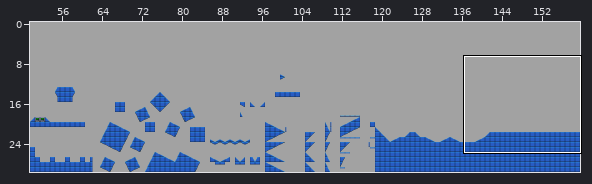
Level history. Tiled map: data/level/map_test.tmx. Above, an overview of the earlier version with the close-up marked.
Close-up. Old version:
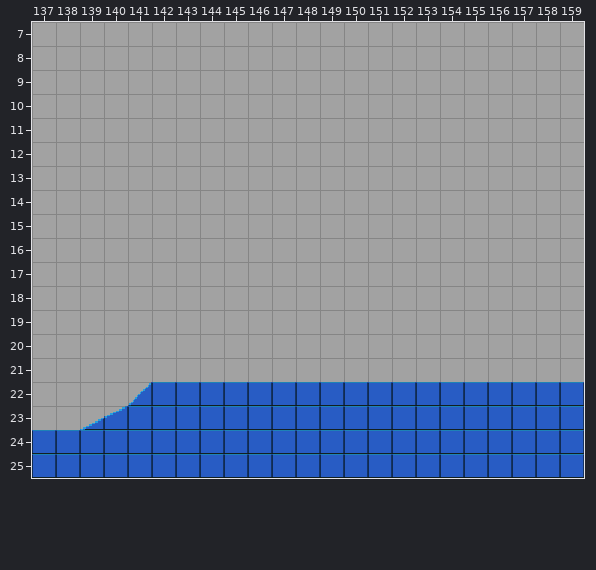
Cells are 16x16 px. Shown: x 137..159, y 7..25.
Now the later version:
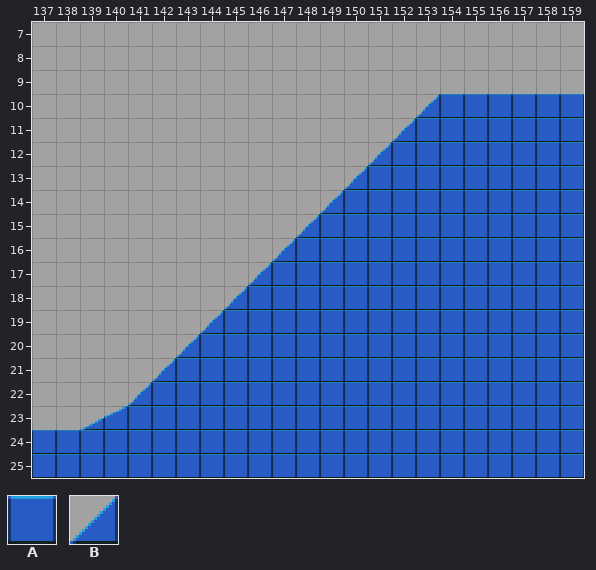
Key: from "tile_test": A 0, B 2.
_ is an empty cell.
The edit:
Changed rows in their new state; . is an unchanged cell.
Layer "1":
first column x 142:
10 ...........BAAAAAA
11 ..........BAAAAAAA
12 .........BAAAAAAAA
13 ........BAAAAAAAAA
14 .......BAAAAAAAAAA
15 ......BAAAAAAAAAAA
16 .....BAAAAAAAAAAAA
17 ....BAAAAAAAAAAAAA
18 ...BAAAAAAAAAAAAAA
19 ..BAAAAAAAAAAAAAAA
20 .BAAAAAAAAAAAAAAAA
21 BAAAAAAAAAAAAAAAAA
